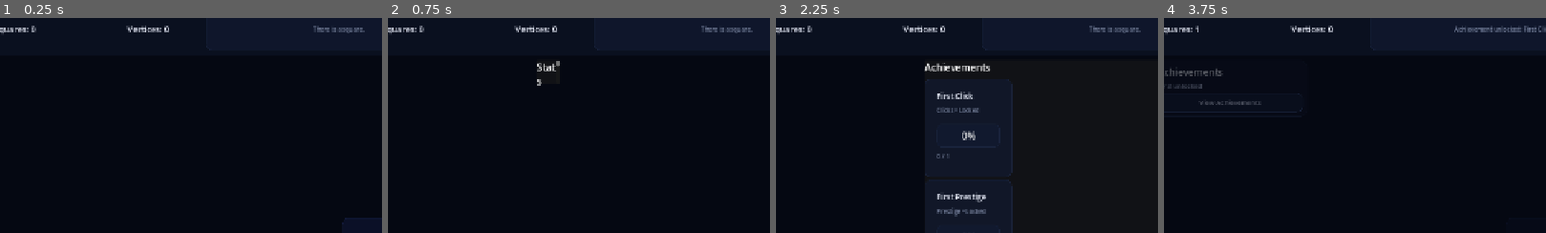
Above: before the commit, frames 1-4 (left to right).
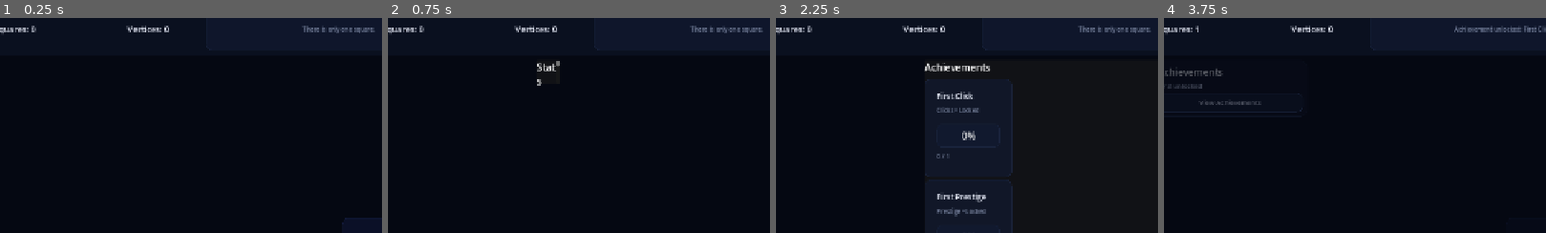
Above: after the commit, the same moments.

Repository: franciscoCapa27/Squared_2
Game: Godot game, scene res://scenes/main/Main.tscn
Same seed, same stepped clock (60 frames per second), same inputs: the game is played once before the commit and once after it.
Inputs:
- Up to frame 1 (0.25 s): no input
- Up to frame 2 (0.75 s): click "Stats" at 0.5 s
- Up to frame 3 (2.25 s): click "Grid" at 1.25 s; click "Achievements" at 2 s
- Up to frame 4 (3.75 s): click "Grid" at 2.75 s; click "■" at 3.5 s
The pictures show only the part of the screen within x 2-52%, y 5-55%; the shares and areas given below are measured in that part.

The runs differ from the first frame. In frame 1, 0.3% of the frame differs, in the area x 79-98%, y 3-8%; in frame 2, 0.3%; in frame 3, 0.3%; in frame 4, nothing differs.

Commit message:
Update main.gd

Diff:
--- a/squared-2/scripts/main/main.gd
+++ b/squared-2/scripts/main/main.gd
@@ -59,7 +59,7 @@
 	_apply_theme()
 
 	_show_center_page("grid")
-	_on_story_message("There is a square.")
+	_on_story_message("There is only one square.")
 
 	var loaded: bool = SaveSystem.load_game()
 
